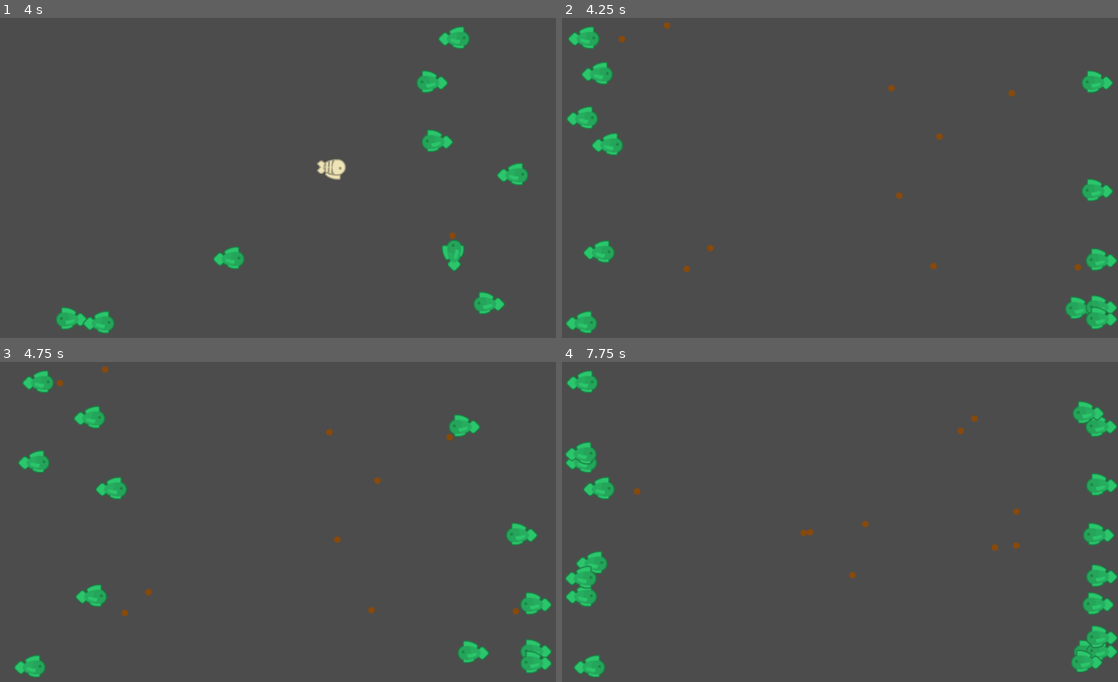
Above: before the commit, frames 1-4 (two rows, left to right).
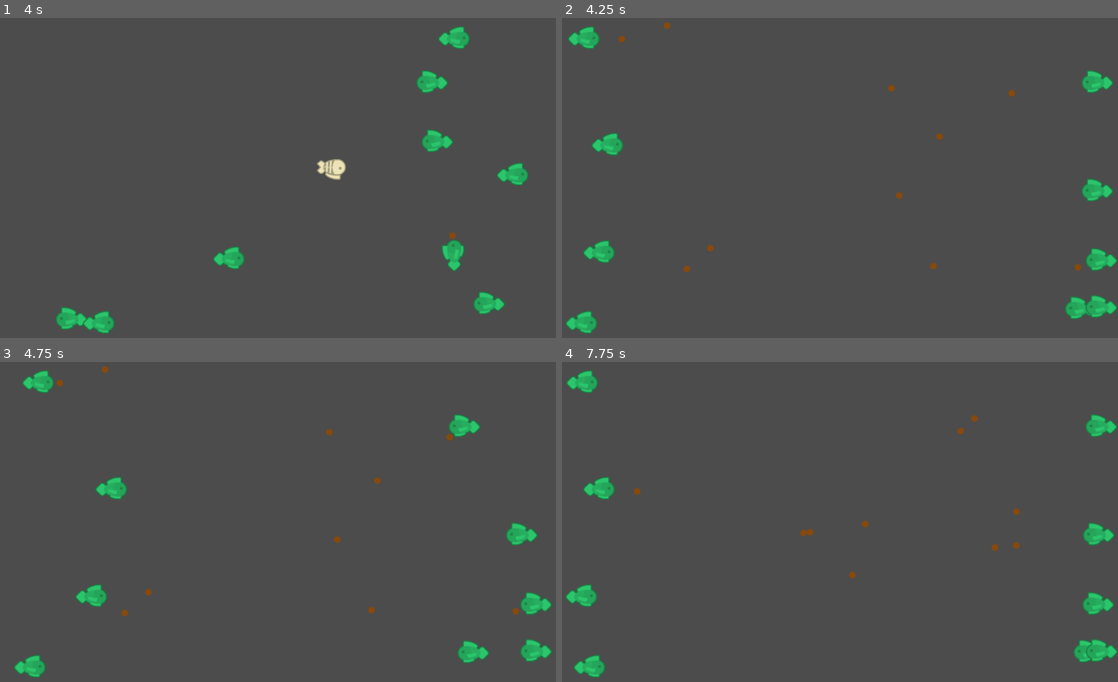
Above: after the commit, the same moments.

Repository: franklinmatheus/aquarium
Game: Godot game, scene res://scenes/Simulation.tscn
Two runs of this game, one before a commit and one after it. Both use one fixed random seed, a clock stepped at 60 frames per second and the inputs below.
Inputs (mouse positions are in pixels of both pictures, inside the frame that each line leads up to):
- Up to frame 1 (4 s): move the mouse to (33, 37) at 0.52 s; click (33, 37) at 0.67 s; move the mouse to (155, 114) at 1.27 s; click (155, 114) at 1.42 s; move the mouse to (500, 309) at 2.02 s; click (500, 309) at 2.17 s; move the mouse to (211, 146) at 2.77 s; click (211, 146) at 2.92 s; move the mouse to (177, 258) at 3.52 s; click (177, 258) at 3.67 s
- Up to frame 2 (4.25 s): no input
- Up to frame 3 (4.75 s): move the mouse to (539, 426) at 4.27 s; click (539, 426) at 4.42 s
- Up to frame 4 (7.75 s): move the mouse to (600, 666) at 5.02 s; click (600, 666) at 5.17 s; move the mouse to (1095, 605) at 5.77 s; click (1095, 605) at 5.92 s; move the mouse to (1040, 650) at 6.52 s; click (1040, 650) at 6.67 s; move the mouse to (928, 528) at 7.27 s; click (928, 528) at 7.42 s

Frame 1 is identical in both runs. In frame 2, 0.8% of the frame differs, in the area x 0-100%, y 13-98%; in frame 3, 0.8%; in frame 4, 2.2%, in the area x 0-100%, y 12-97%.

Commit message:
Just a little bug in foodEatenToday

Diff:
--- a/Simulation.gd
+++ b/Simulation.gd
@@ -80,6 +80,7 @@
 	for fish in fishes:
 		fish.position = fish.extras.initialPosition
 		fish.direction = fish.extras.initialDirection
+		fish.extras.foodEatenToday = 0
 
 func create_fishes():
 	for i in range(0, initialPopulation):
